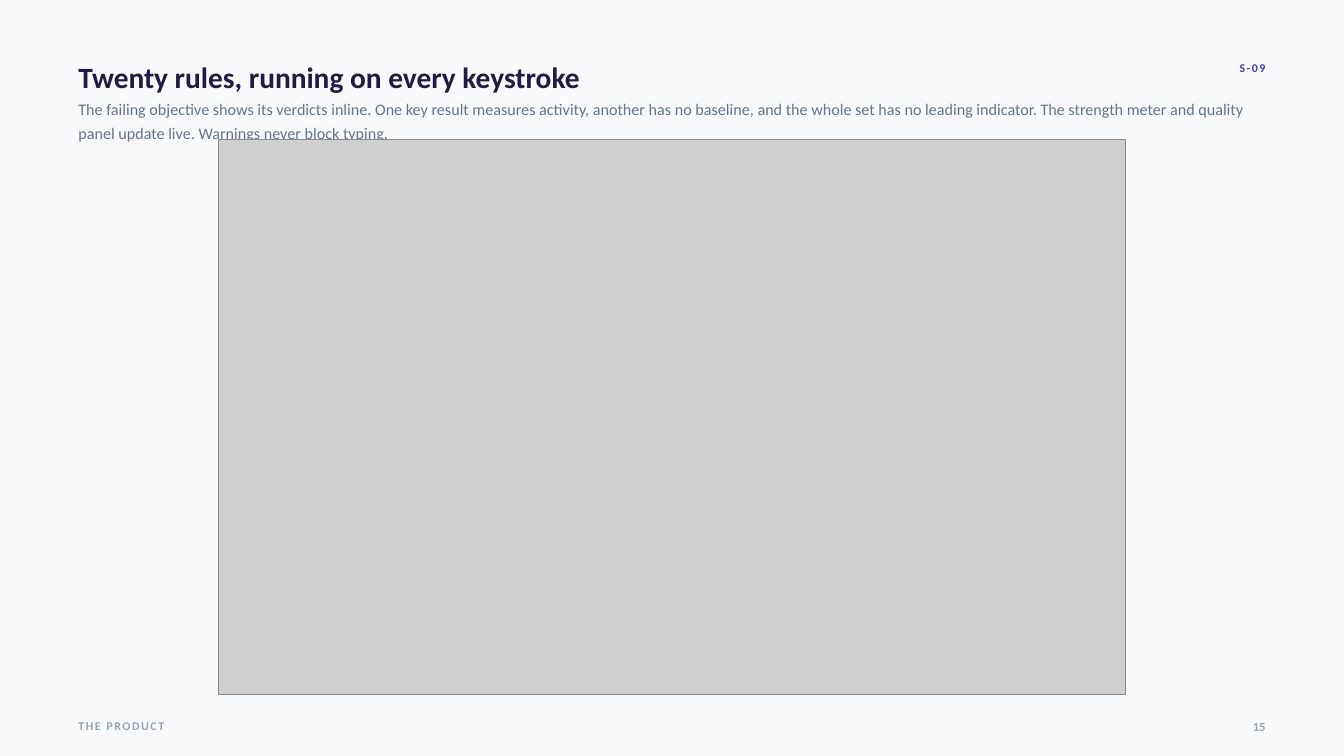
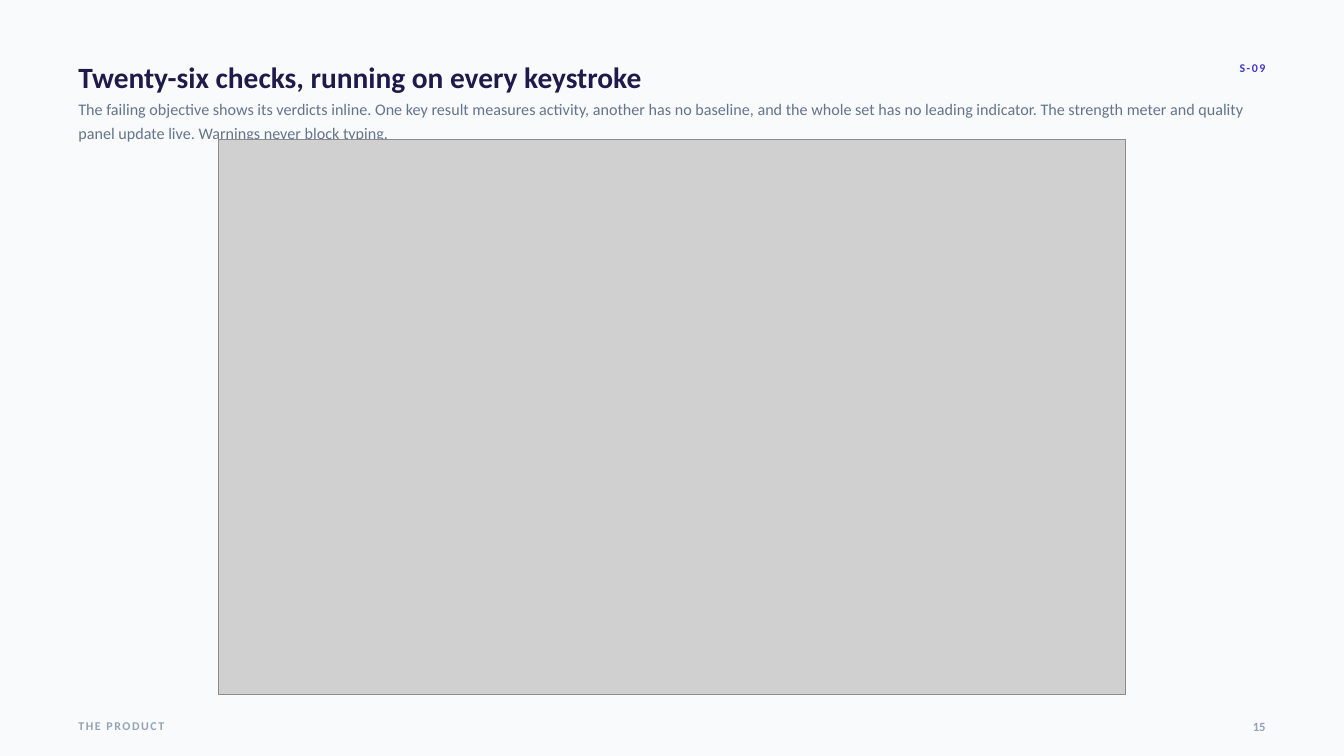
Before and after one commit to open-okr/open-okr, a slide deck: slide 15 of docs/stakeholder/OpenOKR-Deck.pptx. Drawn at 1344x756 pixels with LibreOffice and Linux fonts; fonts in the diff are those of the drawing; grey boxes stand for pictures. Boxes give left, top, right and bottom in pixels: in the first picture for what was removed or moved away, otherwise in the second. Text is boxed around its words. In the diff, an @@ line names an element or a change of style, - is before the commit and + after.

Commit message:
Rebuild the stakeholder pack from the corrected sources
The overview and the deck were rendered from text that said the product was
specified and not yet built, and that there were 104 tasks. The sources were
corrected in the previous commit and the renders were not, which left the two
files a reader is pointed at first saying the opposite of the README.

pandoc, python3 and Info-ZIP are on this machine now, so build.sh and
make-deck.py both run here. OpenOKR-Overview.docx is rebuilt, 20 tables
refitted, and its PDF re-exported through Word.

OpenOKR-Deck.pptx is rebuilt with 36 slides. Its PDF is not, and that is
worth writing down rather than leaving as a puzzle: PowerPoint on this machine
refuses to open the deck through automation, and refuses the committed deck
from 11 August in exactly the same way, so it is the machine and not the file.
Opening the .pptx in PowerPoint and exporting over OpenOKR-Deck.pdf is the one
manual step, and the folder's README now says so along with two other things
it had wrong: build.sh needs zip and unzip, and it never needed Pillow.

check:docs green.

```diff
--- a/docs/stakeholder/OpenOKR-Deck.pptx
+++ b/docs/stakeholder/OpenOKR-Deck.pptx
@@ text at box(78, 67, 641, 93): text changed @@
-Twenty rules, running on every keystroke
+Twenty-six checks, running on every keystroke
```
Also in this commit, not shown: 5 other slides changed, 3 other files.
